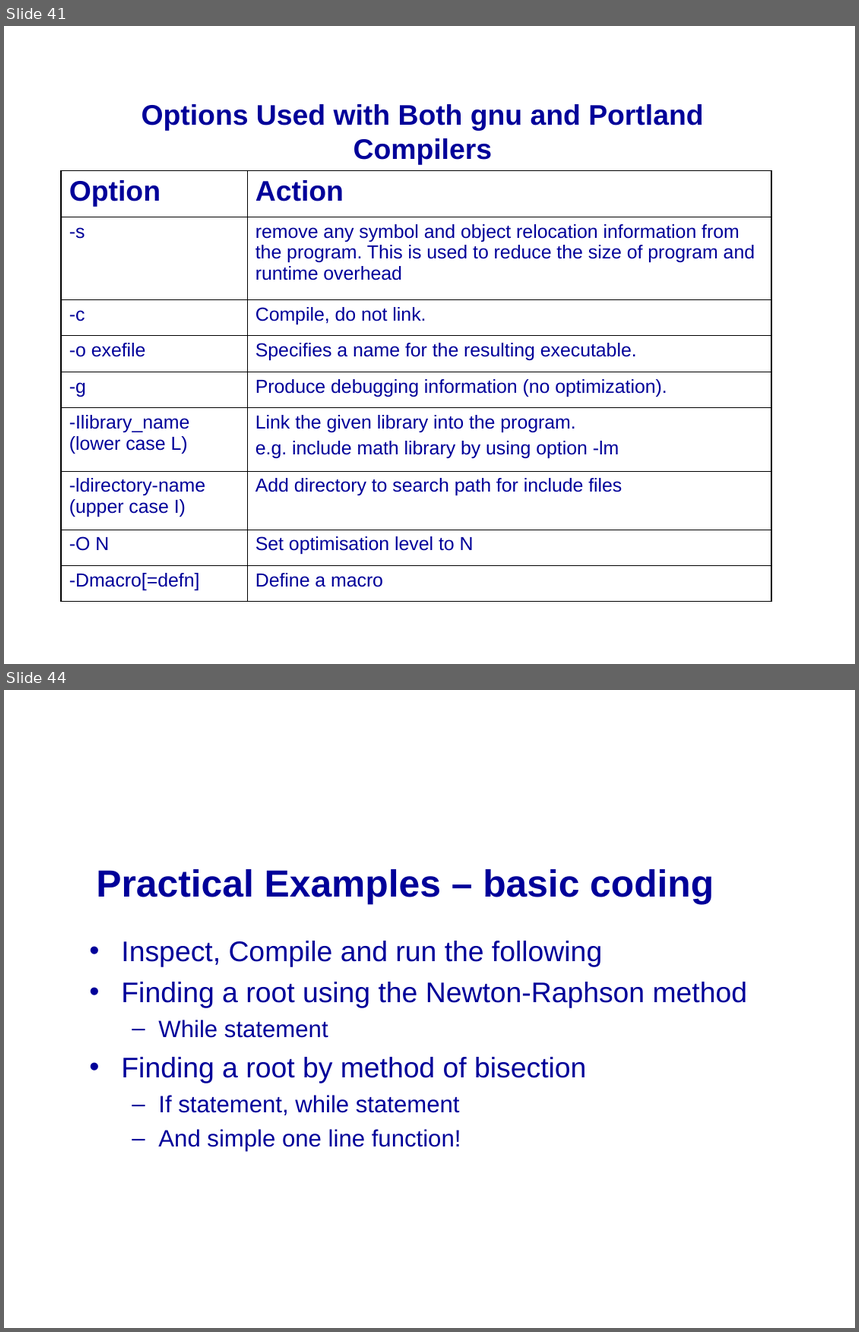
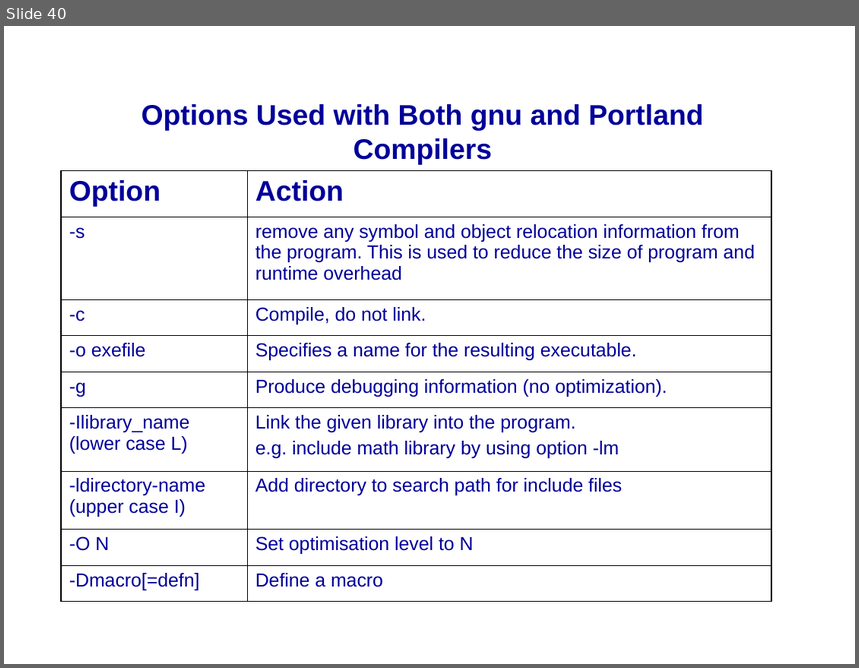
Before and after one commit to mikeg64/iome, a slide deck: src/examples/course/c/presentation/IntrotoC1.ppt. Shown one above the other, each under a label of ours: slides 41 and 44 before the commit, slide 40 after it; the slides between them are not shown. The pictures are 859x1332 and 859x668 pixels, drawn with LibreOffice and Linux fonts; fonts in the diff are those of the drawing; background and template pictures are left out. Boxes give left, top, right and bottom in pixels: in the first picture for what was removed or moved away, otherwise in the second. Text is boxed around its words. In the diff, an @@ line names an element or a change of style, - is before the commit and + after.

```diff
--- a/src/examples/course/c/presentation/IntrotoC1.ppt
+++ b/src/examples/course/c/presentation/IntrotoC1.ppt
@@ slide 44 removed at (4, 690, 855, 1328), background picture (left out) @@
@@ title removed at (96, 869, 714, 904) @@
-Practical Examples – basic coding
@@ text removed at (121, 941, 748, 1152) @@
-• Inspect, Compile and run the following
-• Finding a root using the Newton-Raphson method
-  – While statement
-• Finding a root by method of bisection
-  – If statement, while statement
-  – And simple one line function!
@@ what was slide 41 is now slide 40 @@
```
Also in this commit, not shown: 6 slides changed, 1 other slide removed, 14 other files.
